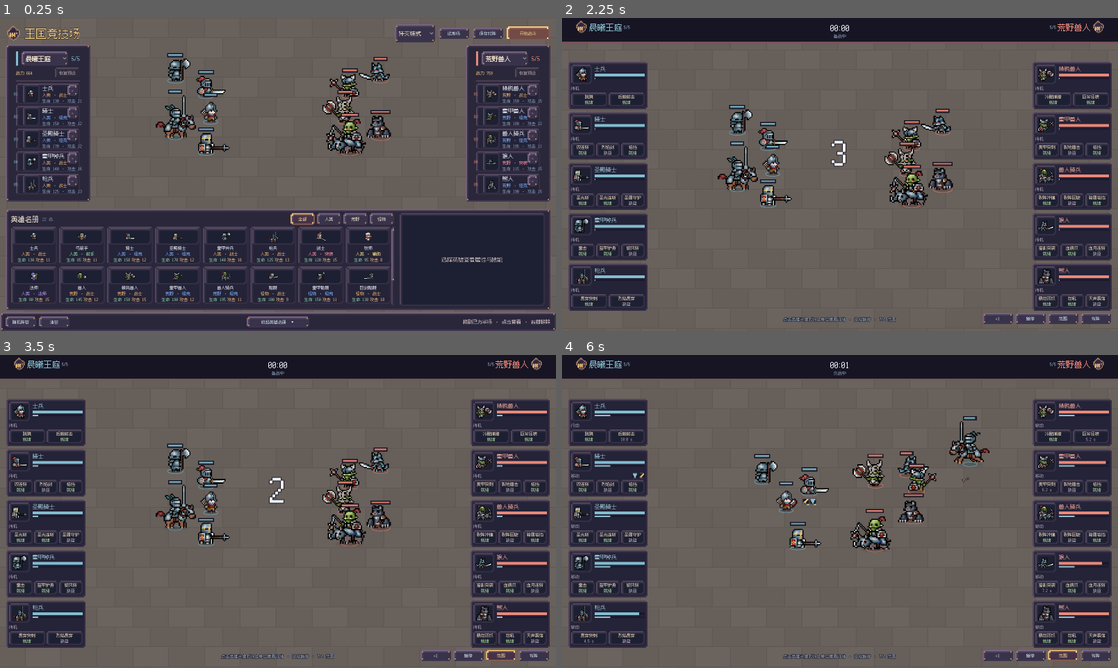
Above: before the commit, frames 1-4 (two rows, left to right).
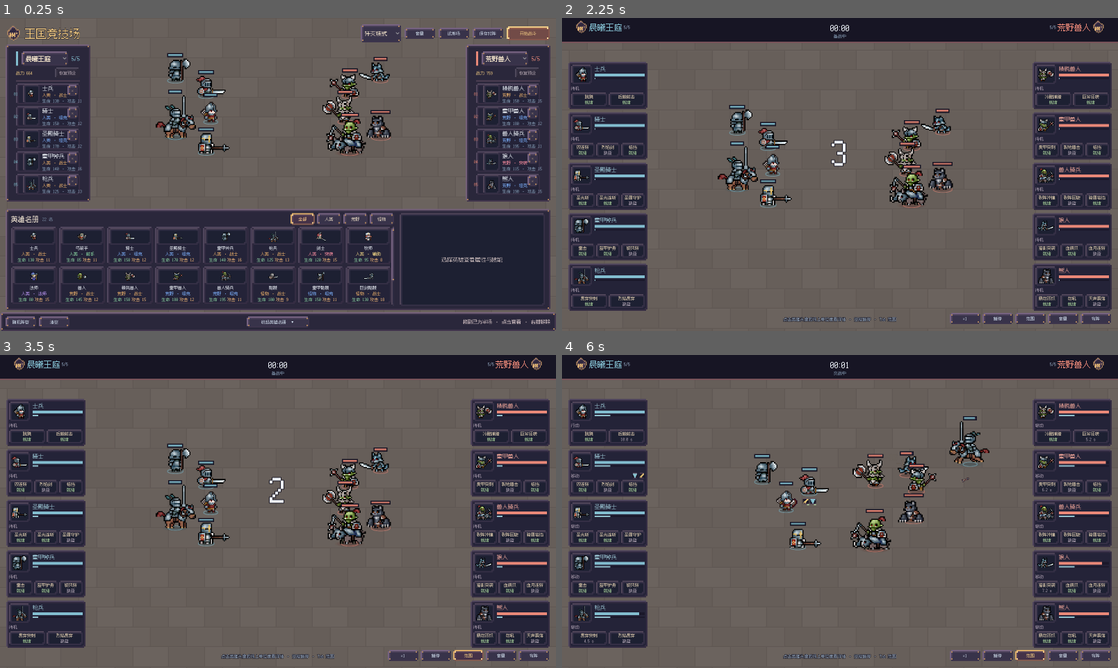
Above: after the commit, the same moments.

Repository: Tifinity/kingdom-arena
Game: Godot game, scene res://scenes/setup/setup_screen.tscn
The game is run twice, just before and just after one commit, with the same random seed, the same clock (stepped at 60 frames per second) and the same inputs.
Inputs (mouse positions are in pixels of both pictures, inside the frame that each line leads up to):
- Up to frame 1 (0.25 s): no input
- Up to frame 2 (2.25 s): click (984, 33) at 0.5 s, where only the run after the commit has a clickable "音量"; click (840, 196) at 1.25 s, where only the run after the commit has a clickable "完成"; click "开始战斗" at 2 s
- Up to frame 3 (3.5 s): tap Enter at 2.75 s; move the mouse to (400, 495) at 2.77 s; hold Right from 2.78 s (still down); hold Tab (range_toggle) from 2.78 s (still down); click (400, 495) at 2.92 s
- Up to frame 4 (6 s): release Right at 3.5 s; release Tab (range_toggle) at 3.5 s; drag from (728, 527) to (906, 511) at 3.52 s; move the mouse to (895, 442) at 4.27 s; hold Right 4.28-5 s; hold Tab (range_toggle) 4.28-5 s; drag from (812, 574) to (784, 489) at 5.02 s; move the mouse to (1006, 558) at 5.77 s; hold Left from 5.78 s (still down); hold Tab (range_toggle) from 5.78 s (still down)

The runs differ from the first frame. In frame 1, 0.6% of the frame differs, in the area x 64-79%, y 2-8%; in frame 2, 0.2%; in frame 3, 0.4%; in frame 4, 0.4%.

Commit message:
在竞技场和战斗录像中加入可调背景音乐

Diff:
--- /dev/null
+++ b/default_bus_layout.tres
@@ -0,0 +1,15 @@
+[gd_resource type="AudioBusLayout" format=3]
+
+[resource]
+bus/1/name = &"BGM"
+bus/1/solo = false
+bus/1/mute = false
+bus/1/bypass_fx = false
+bus/1/volume_db = 0.0
+bus/1/send = &"Master"
+bus/2/name = &"SFX"
+bus/2/solo = false
+bus/2/mute = false
+bus/2/bypass_fx = false
+bus/2/volume_db = 0.0
+bus/2/send = &"Master"
--- a/project.godot
+++ b/project.godot
@@ -20,6 +20,7 @@
 
 [autoload]
 
+AudioMix="*res://scripts/autoload/audio_mix.gd"
 UnitCatalog="*res://scripts/autoload/unit_catalog.gd"
 GameState="*res://scripts/autoload/game_state.gd"
 StatusCatalog="*res://scripts/autoload/status_catalog.gd"
--- a/scenes/battle/battle.tscn
+++ b/scenes/battle/battle.tscn
@@ -1,11 +1,16 @@
-[gd_scene load_steps=4 format=3]
+[gd_scene load_steps=5 format=3]
 
 [ext_resource type="Script" path="res://scripts/battle/battle.gd" id="1"]
 [ext_resource type="PackedScene" path="res://scenes/battle/arena_stage_3d.tscn" id="2"]
 [ext_resource type="PackedScene" path="res://scenes/battle/battle_hud.tscn" id="3"]
+[ext_resource type="AudioStream" path="res://assets/audio/music/citadel.ogg" id="4"]
 
 [node name="Battle" type="Node2D"]
 script = ExtResource("1")
+
+[node name="BattleMusic" type="AudioStreamPlayer" parent="."]
+stream = ExtResource("4")
+bus = &"BGM"
 
 [node name="BasePositions" type="Node2D" parent="."]
 
--- a/scenes/battle/battle_hud.tscn
+++ b/scenes/battle/battle_hud.tscn
@@ -149,7 +149,7 @@
 anchor_top = 1.0
 anchor_right = 1.0
 anchor_bottom = 1.0
-offset_left = -390.0
+offset_left = -484.0
 offset_top = -52.0
 offset_right = -20.0
 offset_bottom = -20.0
@@ -169,6 +169,10 @@
 layout_mode = 2
 toggle_mode = true
 text = "范围"
+
+[node name="AudioButton" parent="Root/Controls" instance=ExtResource("2")]
+layout_mode = 2
+text = "音量"
 
 [node name="ExitButton" parent="Root/Controls" instance=ExtResource("2")]
 layout_mode = 2
--- a/scenes/setup/setup_screen.tscn
+++ b/scenes/setup/setup_screen.tscn
@@ -83,6 +83,10 @@
 custom_minimum_size = Vector2(116, 40)
 layout_mode = 2
 theme_type_variation = &"PixelButton"
+
+[node name="AudioButton" parent="UI/Root/Header/HeaderRight" instance=ExtResource("4")]
+layout_mode = 2
+text = "音量"
 
 [node name="LabButton" parent="UI/Root/Header/HeaderRight" instance=ExtResource("4")]
 layout_mode = 2
--- /dev/null
+++ b/scenes/ui/audio_settings.tscn
@@ -0,0 +1,49 @@
+[gd_scene format=3]
+
+[node name="AudioSettings" type="AcceptDialog"]
+process_mode = 3
+title = "音量设置"
+initial_position = 1
+size = Vector2i(392, 172)
+visible = false
+exclusive = true
+transient = true
+unresizable = true
+ok_button_text = "完成"
+
+[node name="Mix" type="GridContainer" parent="."]
+columns = 3
+theme_override_constants/h_separation = 14
+theme_override_constants/v_separation = 16
+
+[node name="BgmLabel" type="Label" parent="Mix"]
+layout_mode = 2
+text = "背景音乐"
+
+[node name="BgmSlider" type="HSlider" parent="Mix"]
+unique_name_in_owner = true
+custom_minimum_size = Vector2(180, 28)
+layout_mode = 2
+size_flags_horizontal = 3
+
+[node name="BgmValue" type="Label" parent="Mix"]
+unique_name_in_owner = true
+custom_minimum_size = Vector2(46, 0)
+layout_mode = 2
+horizontal_alignment = 2
+
+[node name="SfxLabel" type="Label" parent="Mix"]
+layout_mode = 2
+text = "音效"
+
+[node name="SfxSlider" type="HSlider" parent="Mix"]
+unique_name_in_owner = true
+custom_minimum_size = Vector2(180, 28)
+layout_mode = 2
+size_flags_horizontal = 3
+
+[node name="SfxValue" type="Label" parent="Mix"]
+unique_name_in_owner = true
+custom_minimum_size = Vector2(46, 0)
+layout_mode = 2
+horizontal_alignment = 2
--- /dev/null
+++ b/scripts/autoload/audio_mix.gd
@@ -0,0 +1,63 @@
+extends Node
+
+const BGM := &"BGM"
+const SFX := &"SFX"
+const SETTINGS_PATH := "user://audio.cfg"
+const DIALOG := preload("res://scenes/ui/audio_settings.tscn")
+const DEFAULT_VOLUMES := {BGM: 50, SFX: 60}
+
+var _settings := ConfigFile.new()
+var _volumes: Dictionary = {}
+var _dialog: AcceptDialog
+var _dirty := false
+
+
+func _ready() -> void:
+	var error := _settings.load(SETTINGS_PATH)
+	if error != OK and error != ERR_FILE_NOT_FOUND:
+		push_warning("读取音量设置失败：%s" % error_string(error))
+	for bus: StringName in DEFAULT_VOLUMES:
+		var fallback: int = DEFAULT_VOLUMES[bus]
+		var saved: Variant = _settings.get_value("volume", bus, fallback)
+		var volume := clampi(int(saved), 0, 100) if saved is int else fallback
+		_apply_volume(bus, volume)
+
+
+func open_settings() -> void:
+	if _dialog == null:
+		_dialog = DIALOG.instantiate()
+		add_child(_dialog)
+		_bind_slider(_dialog.get_node("%BgmSlider"), _dialog.get_node("%BgmValue"), BGM)
+		_bind_slider(_dialog.get_node("%SfxSlider"), _dialog.get_node("%SfxValue"), SFX)
+		_dialog.visibility_changed.connect(_save_when_closed)
+	_dialog.popup_centered()
+
+
+func _bind_slider(slider: HSlider, value_label: Label, bus: StringName) -> void:
+	slider.set_value_no_signal(_volumes[bus])
+	value_label.text = "%d%%" % _volumes[bus]
+	slider.value_changed.connect(_on_volume_changed.bind(bus, value_label))
+
+
+func _on_volume_changed(value: float, bus: StringName, value_label: Label) -> void:
+	var volume := roundi(value)
+	_apply_volume(bus, volume)
+	_settings.set_value("volume", bus, volume)
+	value_label.text = "%d%%" % volume
+	_dirty = true
+
+
+func _apply_volume(bus: StringName, volume: int) -> void:
+	_volumes[bus] = volume
+	var index := AudioServer.get_bus_index(bus)
+	AudioServer.set_bus_volume_db(index, linear_to_db(maxf(volume / 100.0, 0.0001)))
+	AudioServer.set_bus_mute(index, volume == 0)
+
+
+func _save_when_closed() -> void:
+	if _dialog.visible or not _dirty:
+		return
+	var error := _settings.save(SETTINGS_PATH)
+	_dirty = error != OK
+	if _dirty:
+		push_warning("保存音量设置失败：%s" % error_string(error))
--- a/scripts/battle/battle.gd
+++ b/scripts/battle/battle.gd
@@ -20,6 +20,8 @@
 const RESPAWN_DELAY := 8.0
 const RESPAWN_DELAY_STEP := 3.0
 const MAX_RESPAWN_DELAY := 20.0
+const MUSIC_TRIM_DB := -2.0
+const MUSIC_FADE_SECONDS := 2.5
 
 const SETUP_SCENE := "res://scenes/setup/setup_screen.tscn"
 const BASE_SIZE := Vector2(1600.0, 900.0)
@@ -97,8 +99,10 @@
 var _viewport_size := Vector2.ZERO
 
 var _rng := RandomNumberGenerator.new()
+var _music_fade: Tween
 
 @onready var hud: BattleHUD = $HUD
+@onready var battle_music: AudioStreamPlayer = $BattleMusic
 @onready var stage: ArenaStage3D = $Stage
 @onready var ground_presentation: CanvasLayer = $GroundPresentation
 @onready var units_root: Node2D = $GroundPresentation/UnitsRoot
@@ -400,6 +404,10 @@
 
 func _reset_round() -> void:
 	_round_id += 1
+	if _music_fade != null:
+		_music_fade.kill()
+		_music_fade = null
+	battle_music.stop()
 	_clear_battlefield()
 	battle_active = false
 	finished = false
@@ -470,6 +478,9 @@
 
 func _begin_battle() -> void:
 	battle_active = true
+	if not training_mode and DisplayServer.get_name() != "headless":
+		battle_music.volume_db = MUSIC_TRIM_DB
+		battle_music.play()
 	for unit in living_units():
 		unit.on_battle_started()
 		unit.brain.force_think()
@@ -624,6 +635,10 @@
 	Engine.time_scale = 1.0
 	speed_multiplier = 1.0
 	hud.refresh_controls()
+	if battle_music.playing:
+		_music_fade = create_tween()
+		_music_fade.tween_property(battle_music, "volume_db", -48.0, MUSIC_FADE_SECONDS)
+		_music_fade.tween_callback(battle_music.stop)
 
 	if replay_config != null:
 		replay_result = {"tick": replay_tick, "reason": reason, "summary": _build_result(reason)}
@@ -848,6 +863,7 @@
 	var player := AudioStreamPlayer.new()
 	player.stream = stream
 	player.volume_db = -9.0
+	player.bus = AudioMix.SFX
 	player.finished.connect(player.queue_free)
 	effects_root.add_child(player)
 	player.play()
--- a/scripts/battle/battle_hud.gd
+++ b/scripts/battle/battle_hud.gd
@@ -71,6 +71,7 @@
 	speed_button.pressed.connect(_on_speed_pressed)
 	pause_button.pressed.connect(_on_pause_pressed)
 	range_button.toggled.connect(_on_range_toggled)
+	$Root/Controls/AudioButton.pressed.connect(AudioMix.open_settings)
 	exit_button.pressed.connect(_on_exit_pressed)
 	rematch_button.pressed.connect(_on_rematch_pressed)
 	back_button.pressed.connect(_on_back_pressed)
--- a/scripts/data/battle_replay_config.gd
+++ b/scripts/data/battle_replay_config.gd
@@ -215,7 +215,10 @@
 static func project_revision() -> String:
 	if not _project_revision.is_empty():
 		return _project_revision
-	var paths: PackedStringArray = ["res://project.godot", "res://tools/replay_battle.gd", "res://tools/replay_battle.tscn"]
+	var paths: PackedStringArray = [
+		"res://project.godot", "res://default_bus_layout.tres",
+		"res://tools/replay_battle.gd", "res://tools/replay_battle.tscn",
+	]
 	for directory: String in SOURCE_DIRS:
 		_append_source_paths("res://" + directory, paths)
 	paths.sort()
--- a/scripts/setup/setup_screen.gd
+++ b/scripts/setup/setup_screen.gd
@@ -85,6 +85,7 @@
 	mode_select.select(mode_select.get_item_index(GameState.battle_mode))
 	mode_select.item_selected.connect(_on_mode_selected)
 	_on_mode_selected(mode_select.selected)
+	$UI/Root/Header/HeaderRight/AudioButton.pressed.connect(AudioMix.open_settings)
 	lab_button.pressed.connect(_on_lab_pressed)
 	save_match_button.pressed.connect(_on_save_match_pressed)
 	save_match_dialog.file_selected.connect(_save_match)
Not shown, added: assets/audio/music/citadel.ogg.import
Not shown, added: scripts/autoload/audio_mix.gd.uid
Not shown, added: assets/audio/music/citadel.ogg
Not shown, changed: tools/export_battle_video.sh
